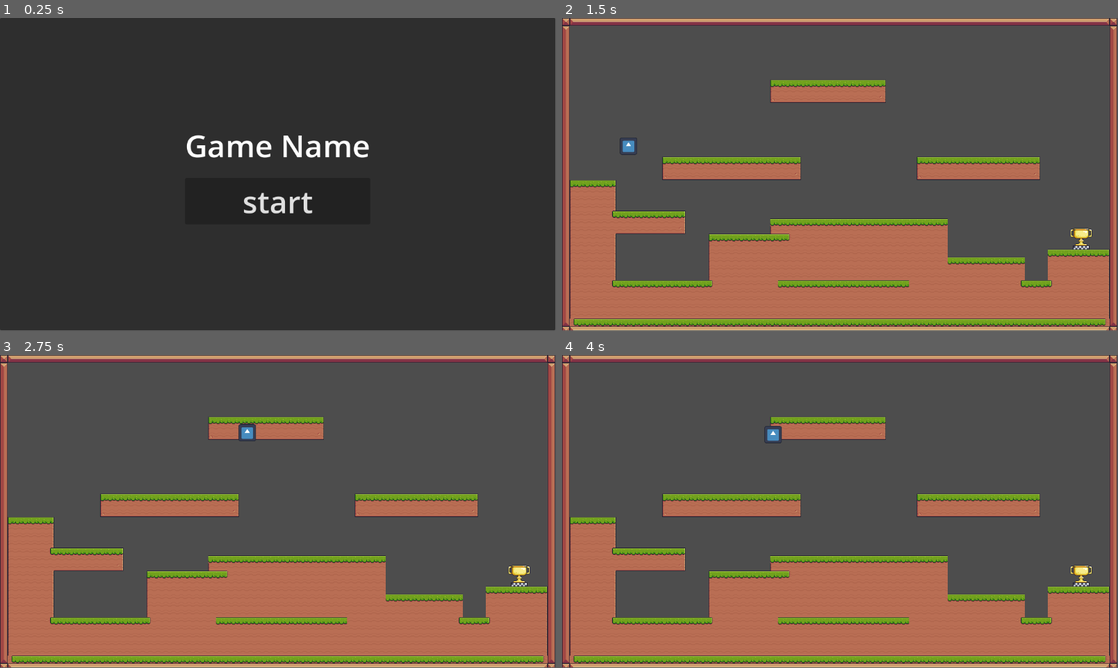
Above: before the commit, frames 1-4 (two rows, left to right).
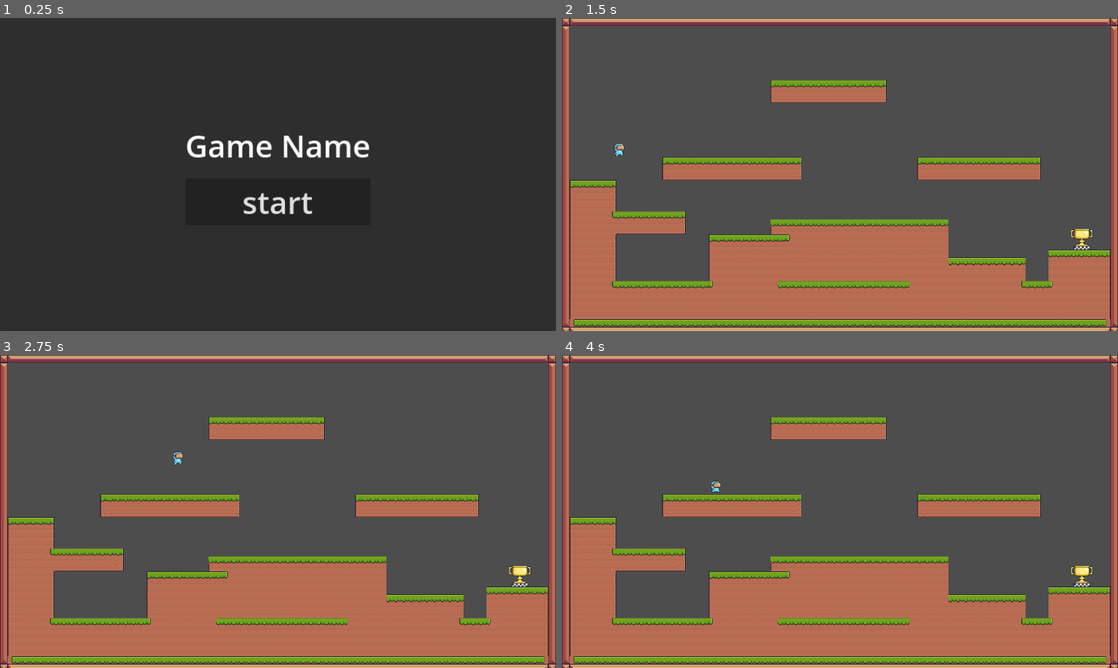
Above: after the commit, the same moments.

Repository: cgorrill-breck/LevelTransitionExample
Game: Godot game, scene res://world.tscn
Same seed, same stepped clock (60 frames per second), same inputs: the game is played once before the commit and once after it. The engine's default icon, where the game draws it, is replaced by a stand-in: a white triangle on a blue panel in a dark square.
Inputs:
- Up to frame 1 (0.25 s): no input
- Up to frame 2 (1.5 s): click "start" at 0.5 s; hold D (right) from 1.28 s (still down); tap Space (jump) at 1.35 s
- Up to frame 3 (2.75 s): keep holding D (right); tap Space (jump) at 1.52, 1.82, 2.1, 2.27, 2.57 s
- Up to frame 4 (4 s): release D (right) at 2.78 s; hold A (left) 2.78-3.53 s; tap Space (jump) at 2.85, 3.6, 3.77 s; hold D (right) from 3.53 s (still down)
In our replay, the window is 799x449 before the commit and 800x450 after it. These sizes can differ from the game's own. Grey fills any space a smaller window leaves; there, only what the larger window draws over its background counts as a difference.

The runs differ from the first frame. In frame 1, 0.6% of the frame differs, in the area x 33-67%, y 37-63%; in frame 2, 5.3%; in frame 3, 5.3%, in the area x 0-100%, y 0-100%; in frame 4, 5.3%.

Commit message:
Refined jump mechanics
Added coyote jump, jump buffering, and double jump.  I need to make it so that the sprite will change direction with the player direction even in the air, or make it so that the player cannot change direction while in the air.

Diff:
--- a/new-game-project/player.gd
+++ b/new-game-project/player.gd
@@ -1,25 +1,92 @@
 extends CharacterBody2D
 
 
-const SPEED = 300.0
-const JUMP_VELOCITY = -455.0
+const SPEED = 200.0
+const JUMP_VELOCITY = -460.0
+const MAX_JUMPS_ALLOWED = 2
 
+@onready var animated_sprite_2d: AnimatedSprite2D = $AnimatedSprite2D
+@onready var was_on_floor := is_on_floor()
+@onready var coyote_time: Timer = $CoyoteTime
+
+@export var jump_buffer_time := 0.125
+
+var jump_buffer_remaining := 0.0
+var animation_direction = "right"
+var in_coyote_time = false
+var jumps_remaining = MAX_JUMPS_ALLOWED
 
 func _physics_process(delta: float) -> void:
-	# Add the gravity.
-	if not is_on_floor():
-		velocity += get_gravity() * delta
+	handle_jump(delta)
+	apply_gravity(delta)
+	handle_animation(handle_movement())
+	move_and_slide()
 
-	# Handle jump.
-	if Input.is_action_just_pressed("jump") and is_on_floor():
-		velocity.y = JUMP_VELOCITY
-
-	# Get the input direction and handle the movement/deceleration.
-	# As good practice, you should replace UI actions with custom gameplay actions.
-	var direction := Input.get_axis("left","right")
+func handle_movement():
+	var direction := Input.get_axis("left", "right")
 	if direction:
 		velocity.x = direction * SPEED
 	else:
 		velocity.x = move_toward(velocity.x, 0, SPEED)
+	return direction
 
-	move_and_slide()
+func handle_coyote_time():
+	if was_on_floor and not in_coyote_time and not is_on_floor():
+		coyote_time.start()
+		in_coyote_time = true
+	elif is_on_floor():
+		in_coyote_time = false
+	was_on_floor = is_on_floor()
+
+func handle_jump(delta):
+	handle_coyote_time()
+
+	if is_on_floor():
+		jumps_remaining = MAX_JUMPS_ALLOWED
+
+	var can_jump := is_on_floor() or in_coyote_time or jumps_remaining > 0
+
+	if jump_buffer_remaining > 0 and can_jump:
+		velocity.y = JUMP_VELOCITY
+		jump_buffer_remaining = 0
+
+		if is_on_floor() or in_coyote_time:
+			jumps_remaining -= 1
+		else:
+			jumps_remaining = 0
+
+		in_coyote_time = false
+
+		print("Jump! Remaining: ", jumps_remaining)
+	handle_jump_buffering(delta)
+
+func apply_gravity(delta):
+	if not is_on_floor():
+		velocity += get_gravity() * delta
+
+
+func handle_jump_buffering(delta):
+	if Input.is_action_just_pressed("jump"):
+		jump_buffer_remaining = jump_buffer_time
+
+	if jump_buffer_remaining > 0:
+		jump_buffer_remaining -= delta
+
+func handle_animation(direction):
+	var animation_name = ""
+
+	if not is_on_floor():
+		if velocity.y < 0:
+			animation_name = "jump"
+		else:
+			animation_name = "fall"
+	elif direction == 0:
+		animation_name = "idle"
+	else:
+		animation_name = "run"
+		animated_sprite_2d.scale.x = 1 if direction > 0 else -1
+
+	animated_sprite_2d.play(animation_name)
+
+func _on_coyote_time_timeout() -> void:
+	in_coyote_time = false
--- a/new-game-project/player.tscn
+++ b/new-game-project/player.tscn
@@ -1,19 +1,227 @@
-[gd_scene load_steps=4 format=3 uid="uid://d11olgekkxxlo"]
+[gd_scene load_steps=33 format=3 uid="uid://d11olgekkxxlo"]
 
 [ext_resource type="Script" path="res://player.gd" id="1_8666m"]
-[ext_resource type="Texture2D" uid="uid://dy1qh146yh84c" path="res://icon.svg" id="1_erw24"]
-
-[sub_resource type="CircleShape2D" id="CircleShape2D_0n7nm"]
-radius = 16.1245
+[ext_resource type="Texture2D" uid="uid://bdgcbyej22xpk" path="res://assets/Main Characters/Virtual Guy/Fall (32x32).png" id="2_xc2nl"]
+[ext_resource type="Texture2D" uid="uid://cnb8xg53va3h3" path="res://assets/Main Characters/Virtual Guy/Idle (32x32).png" id="3_uxlkb"]
+[ext_resource type="Texture2D" uid="uid://q3l4p6sq26vp" path="res://assets/Main Characters/Virtual Guy/Jump (32x32).png" id="4_wang6"]
+[ext_resource type="Texture2D" uid="uid://b7bibgb6ylkbl" path="res://assets/Main Characters/Virtual Guy/Run (32x32).png" id="5_rttrm"]
+
+[sub_resource type="AtlasTexture" id="AtlasTexture_fsedu"]
+atlas = ExtResource("2_xc2nl")
+region = Rect2(0, 0, 32, 32)
+
+[sub_resource type="AtlasTexture" id="AtlasTexture_mf7jn"]
+atlas = ExtResource("3_uxlkb")
+region = Rect2(0, 0, 32, 32)
+
+[sub_resource type="AtlasTexture" id="AtlasTexture_u2dvm"]
+atlas = ExtResource("3_uxlkb")
+region = Rect2(32, 0, 32, 32)
+
+[sub_resource type="AtlasTexture" id="AtlasTexture_261vs"]
+atlas = ExtResource("3_uxlkb")
+region = Rect2(64, 0, 32, 32)
+
+[sub_resource type="AtlasTexture" id="AtlasTexture_jmsdm"]
+atlas = ExtResource("3_uxlkb")
+region = Rect2(96, 0, 32, 32)
+
+[sub_resource type="AtlasTexture" id="AtlasTexture_a3ehk"]
+atlas = ExtResource("3_uxlkb")
+region = Rect2(128, 0, 32, 32)
+
+[sub_resource type="AtlasTexture" id="AtlasTexture_8eldn"]
+atlas = ExtResource("3_uxlkb")
+region = Rect2(160, 0, 32, 32)
+
+[sub_resource type="AtlasTexture" id="AtlasTexture_r36or"]
+atlas = ExtResource("3_uxlkb")
+region = Rect2(192, 0, 32, 32)
+
+[sub_resource type="AtlasTexture" id="AtlasTexture_prw3l"]
+atlas = ExtResource("3_uxlkb")
+region = Rect2(224, 0, 32, 32)
+
+[sub_resource type="AtlasTexture" id="AtlasTexture_us4r0"]
+atlas = ExtResource("3_uxlkb")
+region = Rect2(256, 0, 32, 32)
+
+[sub_resource type="AtlasTexture" id="AtlasTexture_ymar5"]
+atlas = ExtResource("3_uxlkb")
+region = Rect2(288, 0, 32, 32)
+
+[sub_resource type="AtlasTexture" id="AtlasTexture_w4h4w"]
+atlas = ExtResource("3_uxlkb")
+region = Rect2(320, 0, 32, 32)
+
+[sub_resource type="AtlasTexture" id="AtlasTexture_ldcui"]
+atlas = ExtResource("4_wang6")
+region = Rect2(0, 0, 32, 32)
+
+[sub_resource type="AtlasTexture" id="AtlasTexture_uy8er"]
+atlas = ExtResource("5_rttrm")
+region = Rect2(0, 0, 32, 32)
+
+[sub_resource type="AtlasTexture" id="AtlasTexture_hnka4"]
+atlas = ExtResource("5_rttrm")
+region = Rect2(32, 0, 32, 32)
+
+[sub_resource type="AtlasTexture" id="AtlasTexture_d5bwv"]
+atlas = ExtResource("5_rttrm")
+region = Rect2(64, 0, 32, 32)
+
+[sub_resource type="AtlasTexture" id="AtlasTexture_kq40p"]
+atlas = ExtResource("5_rttrm")
+region = Rect2(96, 0, 32, 32)
+
+[sub_resource type="AtlasTexture" id="AtlasTexture_spd24"]
+atlas = ExtResource("5_rttrm")
+region = Rect2(128, 0, 32, 32)
+
+[sub_resource type="AtlasTexture" id="AtlasTexture_2avrh"]
+atlas = ExtResource("5_rttrm")
+region = Rect2(160, 0, 32, 32)
+
+[sub_resource type="AtlasTexture" id="AtlasTexture_3fsmt"]
+atlas = ExtResource("5_rttrm")
+region = Rect2(192, 0, 32, 32)
+
+[sub_resource type="AtlasTexture" id="AtlasTexture_xp5g4"]
+atlas = ExtResource("5_rttrm")
+region = Rect2(224, 0, 32, 32)
+
+[sub_resource type="AtlasTexture" id="AtlasTexture_4r82j"]
+atlas = ExtResource("5_rttrm")
+region = Rect2(256, 0, 32, 32)
+
+[sub_resource type="AtlasTexture" id="AtlasTexture_rshp8"]
+atlas = ExtResource("5_rttrm")
+region = Rect2(288, 0, 32, 32)
+
+[sub_resource type="AtlasTexture" id="AtlasTexture_78gu7"]
+atlas = ExtResource("5_rttrm")
+region = Rect2(320, 0, 32, 32)
+
+[sub_resource type="AtlasTexture" id="AtlasTexture_7ix2k"]
+atlas = ExtResource("5_rttrm")
+region = Rect2(352, 0, 32, 32)
+
+[sub_resource type="SpriteFrames" id="SpriteFrames_mdxv4"]
+animations = [{
+"frames": [{
+"duration": 1.0,
+"texture": SubResource("AtlasTexture_fsedu")
+}],
+"loop": true,
+"name": &"fall",
+"speed": 5.0
+}, {
+"frames": [{
+"duration": 1.0,
+"texture": SubResource("AtlasTexture_mf7jn")
+}, {
+"duration": 1.0,
+"texture": SubResource("AtlasTexture_u2dvm")
+}, {
+"duration": 1.0,
+"texture": SubResource("AtlasTexture_261vs")
+}, {
+"duration": 1.0,
+"texture": SubResource("AtlasTexture_jmsdm")
+}, {
+"duration": 1.0,
+"texture": SubResource("AtlasTexture_a3ehk")
+}, {
+"duration": 1.0,
+"texture": SubResource("AtlasTexture_8eldn")
+}, {
+"duration": 1.0,
+"texture": SubResource("AtlasTexture_r36or")
+}, {
+"duration": 1.0,
+"texture": SubResource("AtlasTexture_prw3l")
+}, {
+"duration": 1.0,
+"texture": SubResource("AtlasTexture_us4r0")
+}, {
+"duration": 1.0,
+"texture": SubResource("AtlasTexture_ymar5")
+}, {
+"duration": 1.0,
+"texture": SubResource("AtlasTexture_w4h4w")
+}],
+"loop": true,
+"name": &"idle",
+"speed": 11.0
+}, {
+"frames": [{
+"duration": 1.0,
+"texture": SubResource("AtlasTexture_ldcui")
+}],
+"loop": true,
+"name": &"jump",
+"speed": 5.0
+}, {
+"frames": [{
+"duration": 1.0,
+"texture": SubResource("AtlasTexture_uy8er")
+}, {
+"duration": 1.0,
+"texture": SubResource("AtlasTexture_hnka4")
+}, {
+"duration": 1.0,
+"texture": SubResource("AtlasTexture_d5bwv")
+}, {
+"duration": 1.0,
+"texture": SubResource("AtlasTexture_kq40p")
+}, {
+"duration": 1.0,
+"texture": SubResource("AtlasTexture_spd24")
+}, {
+"duration": 1.0,
+"texture": SubResource("AtlasTexture_2avrh")
+}, {
+"duration": 1.0,
+"texture": SubResource("AtlasTexture_3fsmt")
+}, {
+"duration": 1.0,
+"texture": SubResource("AtlasTexture_xp5g4")
+}, {
+"duration": 1.0,
+"texture": SubResource("AtlasTexture_4r82j")
+}, {
+"duration": 1.0,
+"texture": SubResource("AtlasTexture_rshp8")
+}, {
+"duration": 1.0,
+"texture": SubResource("AtlasTexture_78gu7")
+}, {
+"duration": 1.0,
+"texture": SubResource("AtlasTexture_7ix2k")
+}],
+"loop": true,
+"name": &"run",
+"speed": 12.0
+}]
+
+[sub_resource type="CapsuleShape2D" id="CapsuleShape2D_bs7i8"]
+height = 28.0
 
 [node name="Player" type="CharacterBody2D"]
 collision_layer = 2
 script = ExtResource("1_8666m")
 
-[node name="Sprite2D" type="Sprite2D" parent="."]
-position = Vector2(0, -1)
-scale = Vector2(0.28125, 0.28125)
-texture = ExtResource("1_erw24")
+[node name="AnimatedSprite2D" type="AnimatedSprite2D" parent="."]
+sprite_frames = SubResource("SpriteFrames_mdxv4")
+animation = &"run"
+frame_progress = 0.0267435
 
 [node name="CollisionShape2D" type="CollisionShape2D" parent="."]
-shape = SubResource("CircleShape2D_0n7nm")
+position = Vector2(0, 2)
+shape = SubResource("CapsuleShape2D_bs7i8")
+
+[node name="CoyoteTime" type="Timer" parent="."]
+wait_time = 0.125
+one_shot = true
+
+[connection signal="timeout" from="CoyoteTime" to="." method="_on_coyote_time_timeout"]
--- a/new-game-project/project.godot
+++ b/new-game-project/project.godot
@@ -14,6 +14,11 @@
 run/main_scene="res://world.tscn"
 config/features=PackedStringArray("4.3", "Mobile")
 config/icon="res://icon.svg"
+
+[display]
+
+window/size/mode=2
+window/stretch/mode="canvas_items"
 
 [input]
 
Not shown, added: new-game-project/.DS_Store
